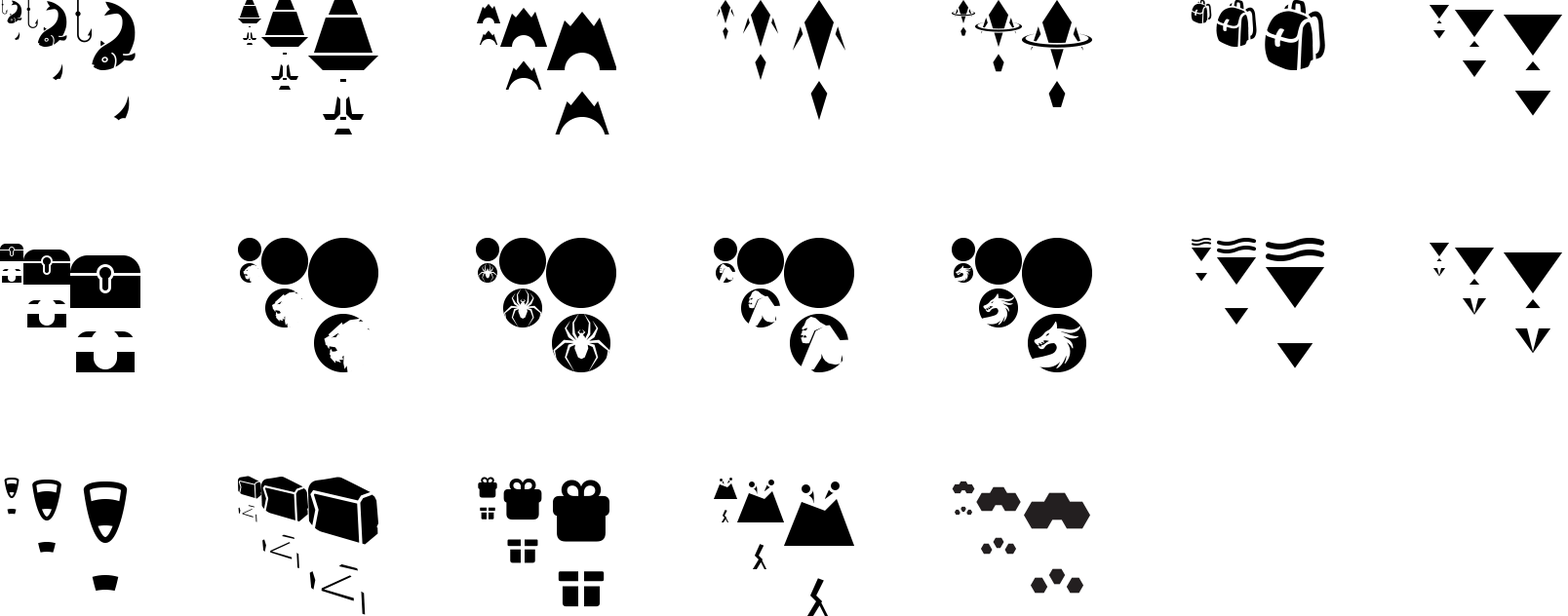
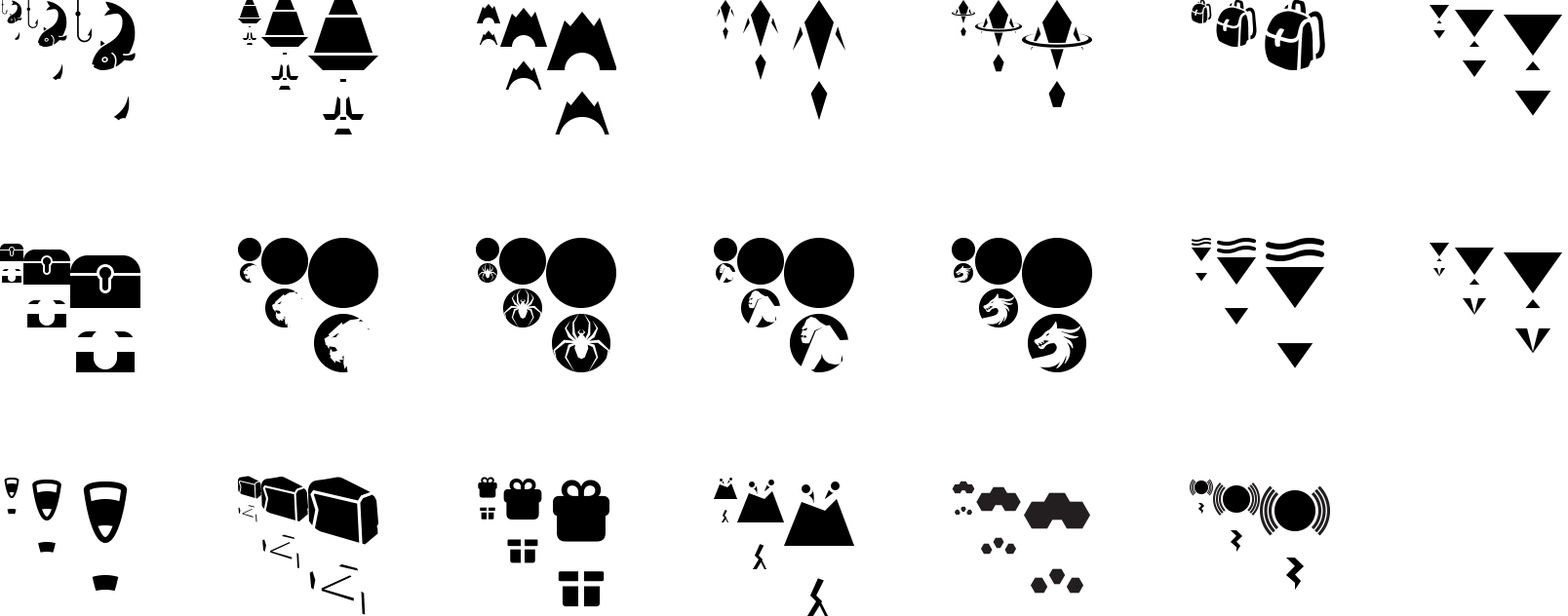
Before/after of a 1568×616 layered artwork. What changed in the layer stack:
added group "Quake" (1st of 2) with 3 layers above "Mission" over box(1189, 478, 1331, 590)
added layer "Quake copy 2" in group "Quake" over box(1259, 485, 1331, 590)
added layer "Quake copy" in group "Quake" over box(1213, 482, 1260, 552)
added layer "Quake" (2nd of 2, in "Quake") in group "Quake" over box(1189, 478, 1214, 514)
